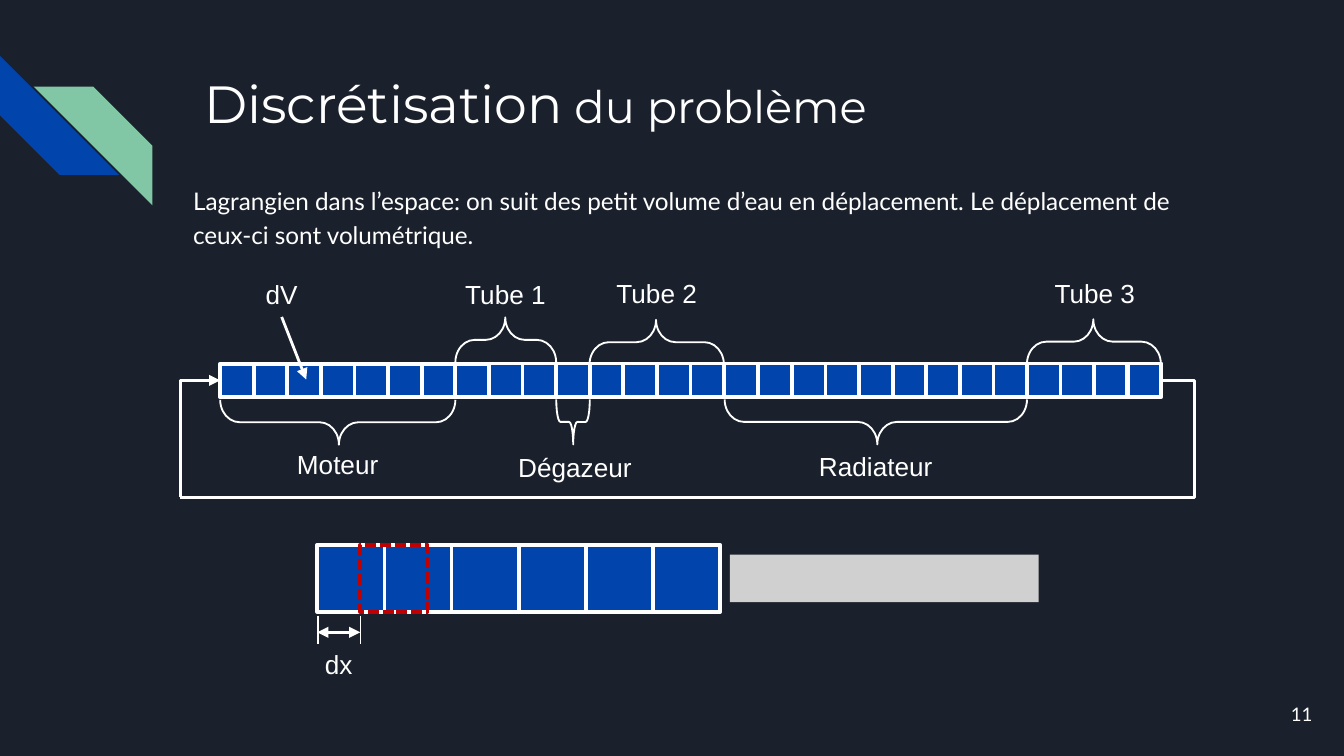
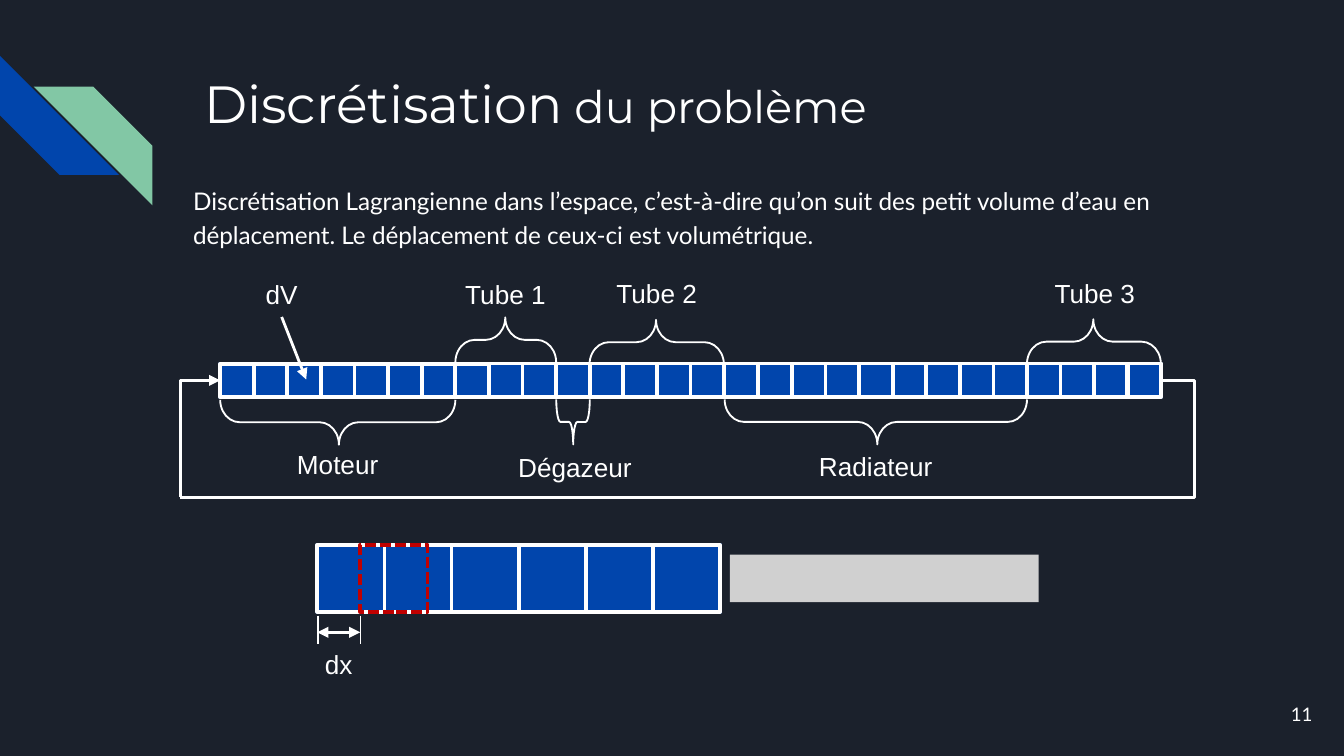
Before and after one commit to Luckabarbeau/Final_projet_mec8211, a slide deck: slide 11 of Presentation-projet-de-session.pptx. Drawn at 1344x756 pixels with LibreOffice and Linux fonts; fonts in the diff are those of the drawing; grey boxes stand for pictures. Boxes give left, top, right and bottom in pixels: in the first picture for what was removed or moved away, otherwise in the second. Text is boxed around its words. In the diff, an @@ line names an element or a change of style, - is before the commit and + after.

```diff
--- a/Presentation-projet-de-session.pptx
+++ b/Presentation-projet-de-session.pptx
@@ text at (x1=193, y1=191, x2=1149, y2=248): text changed @@
-Lagrangien dans l’espace: on suit des petit volume d’eau en déplacement. Le déplacement de ceux-ci sont volumétrique.
+Discrétisation Lagrangienne dans l’espace, c’est-à-dire qu’on suit des petit volume d’eau en déplacement. Le déplacement de ceux-ci est volumétrique.
```
Also in this commit, not shown: 13 other slides changed.
